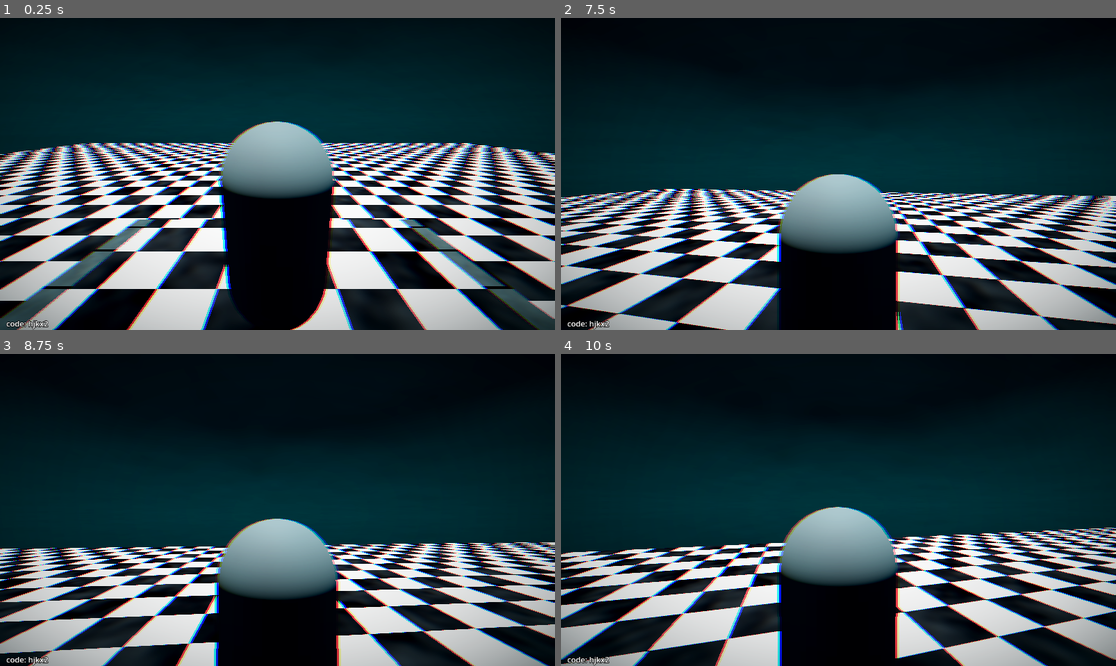
Above: before the commit, frames 1-4 (two rows, left to right).
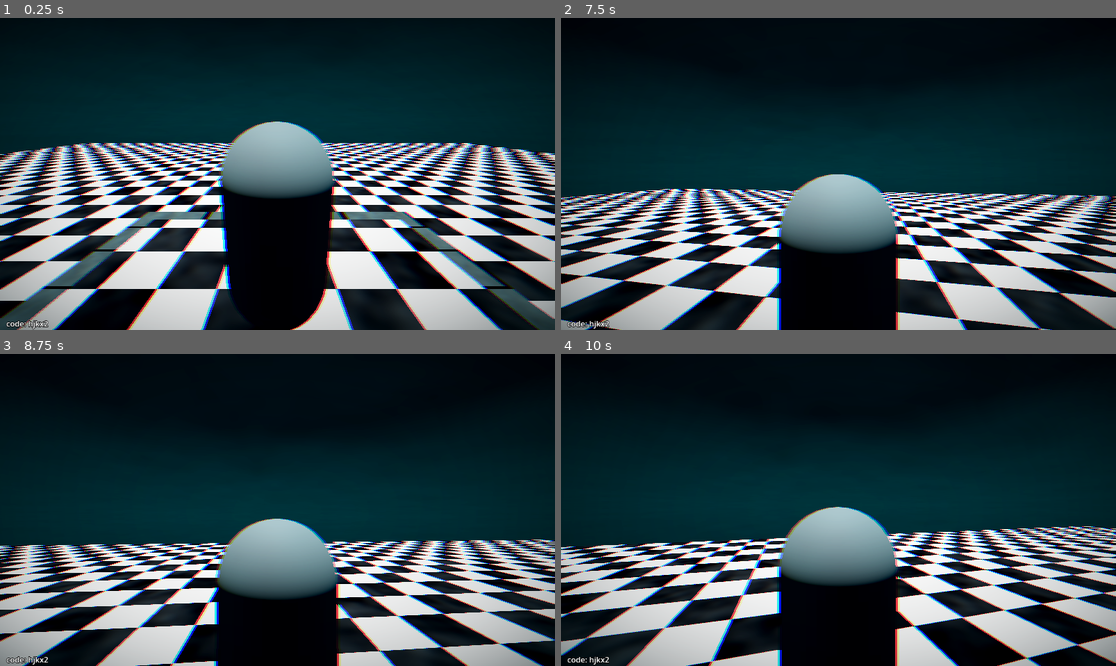
Above: after the commit, the same moments.

Repository: moonwavestudios/Voidscape
Game: Godot game, scene res://main.tscn
Two runs of this game, one before a commit and one after it. Both use one fixed random seed, a clock stepped at 60 frames per second and the inputs below.
Inputs (mouse positions are in pixels of both pictures, inside the frame that each line leads up to):
- Up to frame 1 (0.25 s): no input
- Up to frame 2 (7.5 s): tap Enter (ui_accept) at 0.5, 0.77, 1.52, 3.02, 3.77, 4.52, 5.75, 6.02, 6.5, 6.77 s; move the mouse to (866, 174) at 0.52 s; hold Up (ui_up) 0.53-5.78 s; tap E (dash) every 0.75 s from 0.6 to 7.35 s; move the mouse to (810, 174) at 1.27 s; move the mouse to (849, 167) at 2.02 s; move the mouse to (832, 180) at 2.77 s; move the mouse to (877, 177) at 3.52 s; move the mouse to (794, 170) at 4.27 s; move the mouse to (844, 174) at 5.02 s; move the mouse to (816, 167) at 5.77 s; hold Right (ui_right) 5.78-6.53 s; move the mouse to (866, 174) at 6.52 s; hold Up (ui_up) from 6.53 s (still down); move the mouse to (810, 174) at 7.27 s
- Up to frame 3 (8.75 s): keep holding Up (ui_up); tap Enter (ui_accept) at 7.52 s; move the mouse to (288, 503) at 8.02 s; tap E (dash) at 8.1 s
- Up to frame 4 (10 s): move the mouse to (832, 516) at 8.77 s; release Up (ui_up) at 8.78 s; hold Left (ui_left) 8.78-9.53 s; tap E (dash) at 8.85, 9.6 s; tap Enter (ui_accept) at 9.02, 9.77 s; move the mouse to (877, 513) at 9.52 s; hold Up (ui_up) from 9.53 s (still down)

The runs differ from the first frame. In frame 1, 0.7% of the frame differs, in the area x 24-75%, y 62-65%; in frame 2, 26%, in the area x 0-100%, y 54-100%; in frame 3, 18%; in frame 4, 20%.

Commit message:
finished lobby

Diff:
--- a/scenes/idk.tscn
+++ b/scenes/idk.tscn
@@ -45,6 +45,12 @@
 [sub_resource type="BoxShape3D" id="BoxShape3D_qhmgb"]
 size = Vector3(0.46564484, 0.20947266, 6.979004)
 
+[sub_resource type="BoxShape3D" id="BoxShape3D_5ka3i"]
+size = Vector3(0.46564484, 0.20947266, 7.8703003)
+
+[sub_resource type="BoxMesh" id="BoxMesh_5ka3i"]
+material = SubResource("ShaderMaterial_qhmgb")
+
 [sub_resource type="BoxShape3D" id="BoxShape3D_htol6"]
 size = Vector3(49.45716, 0.20947266, 49.789673)
 
@@ -91,6 +97,22 @@
 transform = Transform3D(0.45728272, 0, 0, 0, 0.20355904, 0, 0, 0, 6.914888, 0, 0, 0)
 mesh = SubResource("BoxMesh_qhmgb")
 
+[node name="CollisionShape3D5" type="CollisionShape3D" parent="StaticBody3D" unique_id=87687312]
+transform = Transform3D(-4.371139e-08, 0, -1, 0, 1, 0, 1, 0, -4.371139e-08, -0.009296894, 0, 3.6814084)
+shape = SubResource("BoxShape3D_5ka3i")
+
+[node name="MeshInstance3D" type="MeshInstance3D" parent="StaticBody3D/CollisionShape3D5" unique_id=1683036157]
+transform = Transform3D(0.457, 0, 0, 0, 0.204, 0, 0, 0, 7.88, 0, 0, 0)
+mesh = SubResource("BoxMesh_5ka3i")
+
+[node name="CollisionShape3D6" type="CollisionShape3D" parent="StaticBody3D" unique_id=1706801801]
+transform = Transform3D(-4.371139e-08, 0, -1, 0, 1, 0, 1, 0, -4.371139e-08, -0.009296894, 0, -3.690104)
+shape = SubResource("BoxShape3D_5ka3i")
+
+[node name="MeshInstance3D" type="MeshInstance3D" parent="StaticBody3D/CollisionShape3D6" unique_id=1653491999]
+transform = Transform3D(0.457, 0, 0, 0, 0.204, 0, 0, 0, 7.88, 0, 0, 0)
+mesh = SubResource("BoxMesh_5ka3i")
+
 [node name="CollisionShape3D2" type="CollisionShape3D" parent="StaticBody3D" unique_id=1339676114]
 transform = Transform3D(1, 0, 0, 0, 1, 0, 0, 0, 1, 0.1195488, -0.24106741, -0.0119018555)
 shape = SubResource("BoxShape3D_htol6")
